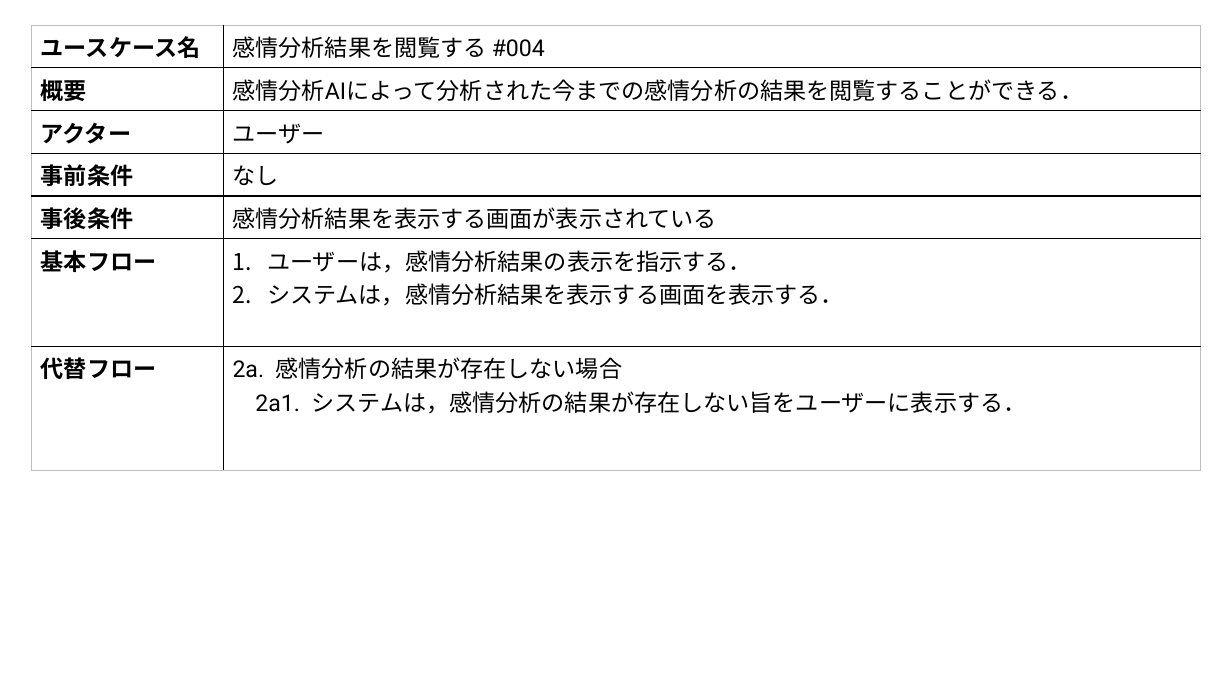
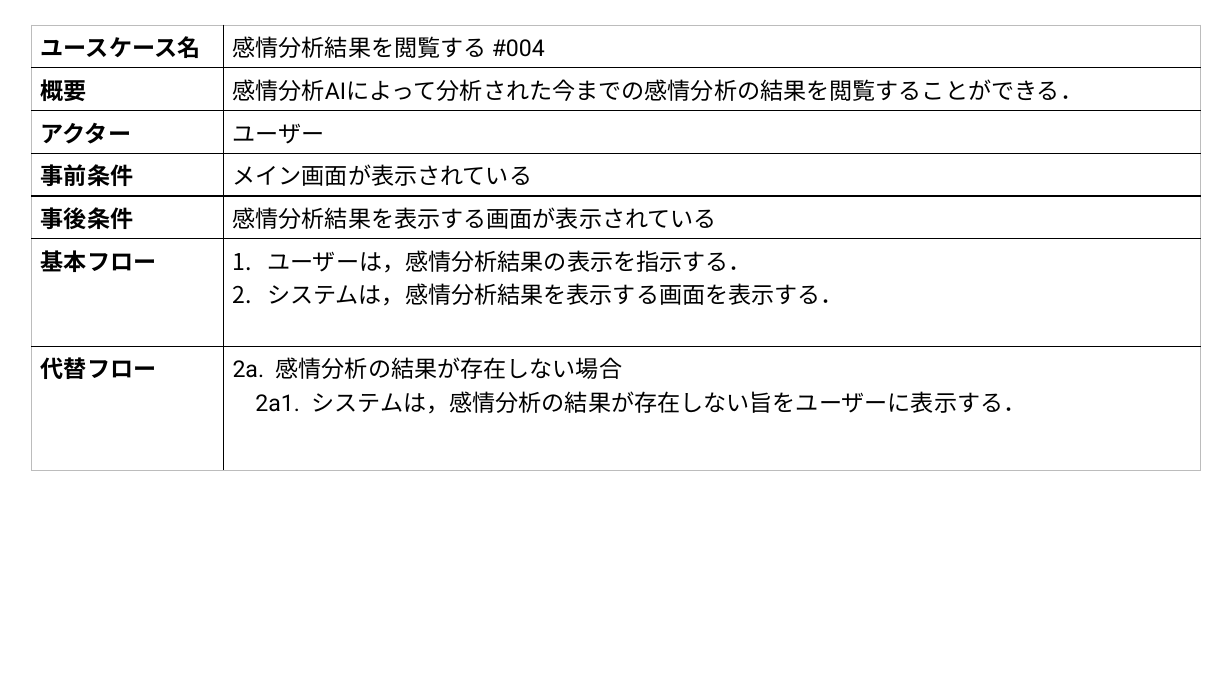
Before and after one commit to ut42univ/EmoDialog, a slide deck: slide 5 of spec/documents/eventFlow.pptx. Drawn at 1232x693 pixels with LibreOffice and Linux fonts; fonts in the diff are those of the drawing. Boxes give left, top, right and bottom in pixels: in the first picture for what was removed or moved away, otherwise in the second. Text is boxed around its words. In the diff, an @@ line names an element or a change of style, - is before the commit and + after.

```diff
--- a/spec/documents/eventFlow.pptx
+++ b/spec/documents/eventFlow.pptx
@@ table at (x1=31, y1=25, x2=1200, y2=445) @@
-row 4, column 2: なし
+row 4, column 2: メイン画面が表示されている
```
Also in this commit, not shown: 4 other slides changed, 18 other files.
